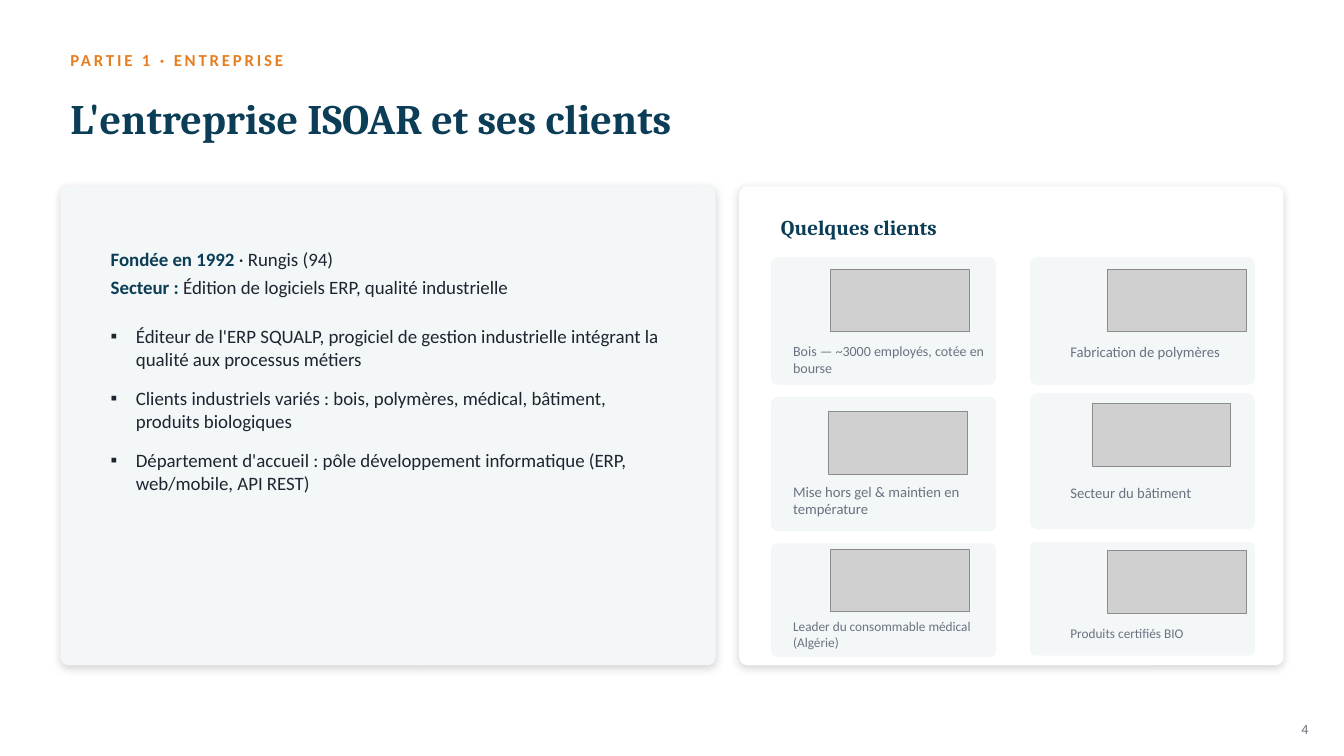
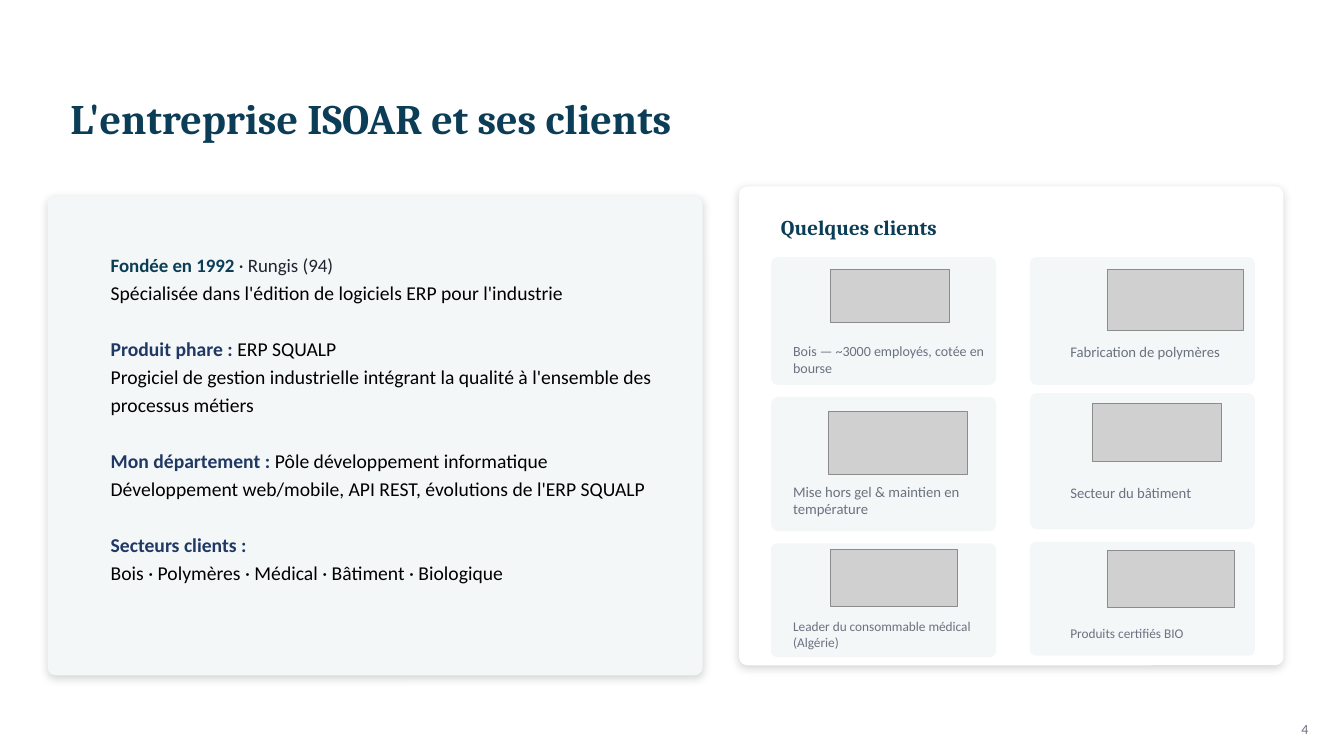
Before and after one commit to lamia-bel/HEAT2VALUE, a slide deck: slide 4 of soutenance/output.pptx. Drawn at 1344x756 pixels with LibreOffice and Linux fonts; fonts in the diff are those of the drawing; grey boxes stand for pictures. Boxes give left, top, right and bottom in pixels: in the first picture for what was removed or moved away, otherwise in the second. Text is boxed around its words. In the diff, an @@ line names an element or a change of style, - is before the commit and + after.

```diff
--- a/soutenance/output.pptx
+++ b/soutenance/output.pptx
@@ text removed at (70,55,298,143) @@
-PARTIE 1 · ENTREPRISE
@@ rounded rectangle: place and size @@
-rounded rectangle at (60,187,716,665)
+rounded rectangle at (47,197,703,676)
@@ text at (111,258,651,584): text changed; size 13.5 to 14 pt; text colour #1E2530 to #000000 @@
-Fondée en 1992 · Rungis (94)
-Secteur : Édition de logiciels ERP, qualité industrielle
+Fondée en 1992 · Rungis (94)
+Spécialisée dans l'édition de logiciels ERP pour l'industrie
+Produit phare : ERP SQUALP
+Progiciel de gestion industrielle intégrant la qualité à l'ensemble des processus métiers
+Mon département : Pôle développement informatique
+Développement web/mobile, API REST, évolutions de l'ERP SQUALP
+Secteurs clients :
+Bois · Polymères · Médical · Bâtiment · Biologique
@@ picture: place and size @@
-picture at (831,269,970,332)
+picture at (831,269,951,323)
@@ text removed at (136,327,658,493) @@
-▪ Éditeur de l'ERP SQUALP, progiciel de gestion industrielle intégrant la qualité aux processus métiers
-▪ Clients industriels variés : bois, polymères, médical, bâtiment, produits biologiques
-▪ Département d'accueil : pôle développement informatique (ERP, web/mobile, API REST)
@@ picture: place and size @@
-picture at (1092,403,1231,466)
+picture at (1092,403,1221,462)
@@ picture: place and size @@
-picture at (831,549,970,611)
+picture at (831,549,958,606)
@@ picture: place and size @@
-picture at (1108,551,1247,613)
+picture at (1108,551,1235,608)
```
Also in this commit, not shown: 6 other slides changed, 1 slide removed, 1 other file.
